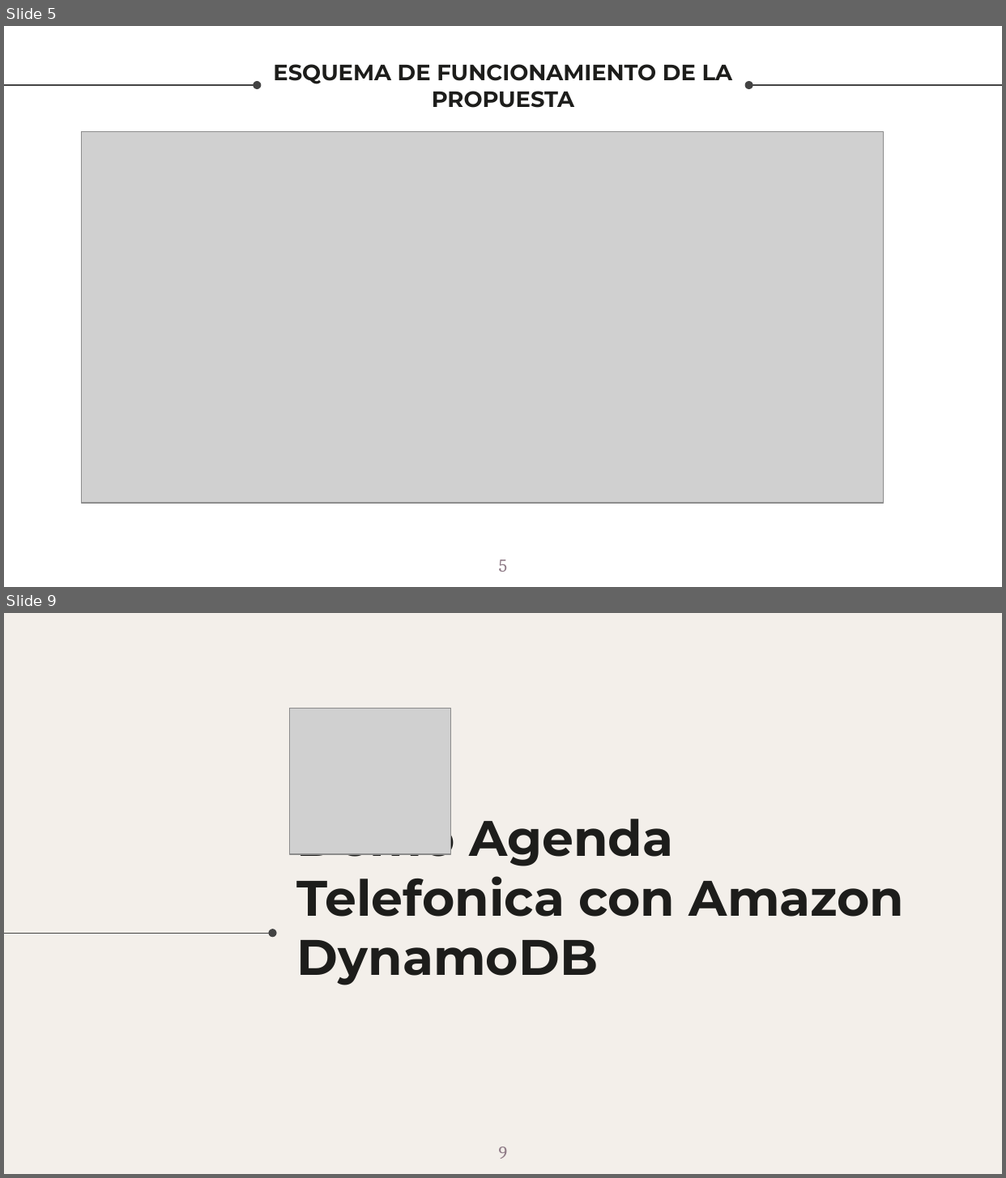
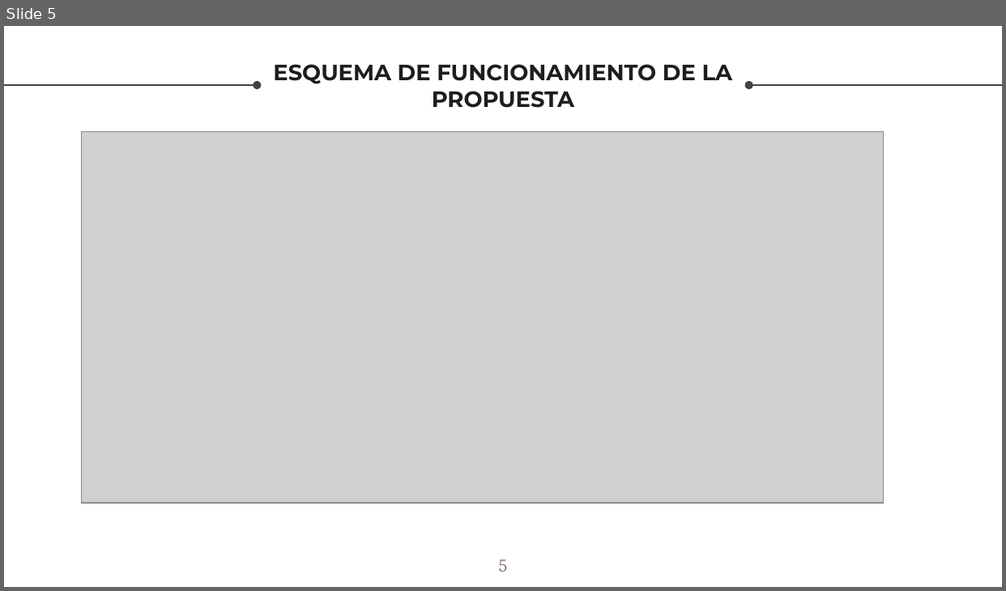
Before and after one commit to karin-romero/WT-Project, a slide deck: group3/Grupo 3 - Proyecto.pptx. Shown one above the other, each under a label of ours: slides 5 and 9 before the commit, slide 5 after it; the slides between them are not shown. The pictures are 1006x1178 and 1006x591 pixels, drawn with LibreOffice and Linux fonts; fonts in the diff are those of the drawing; grey boxes stand for pictures; background and template pictures are left out. Boxes give left, top, right and bottom in pixels: in the first picture for what was removed or moved away, otherwise in the second. Text is boxed around its words. In the diff, an @@ line names an element or a change of style, - is before the commit and + after.

```diff
--- a/group3/Grupo 3 - Proyecto.pptx
+++ b/group3/Grupo 3 - Proyecto.pptx
@@ slide 9 removed at (4,613,1002,1174), background picture (left out) @@
@@ picture removed at (289,709,451,854) @@
@@ title removed at (297,807,905,986) @@
-Demo Agenda Telefonica con Amazon DynamoDB
@@ arrow removed from (4, 933) to (272, 933) @@
@@ page number removed at (499,1147,508,1159) @@
-9
```
Also in this commit, not shown: 1 slide changed, 3 other slides removed.
